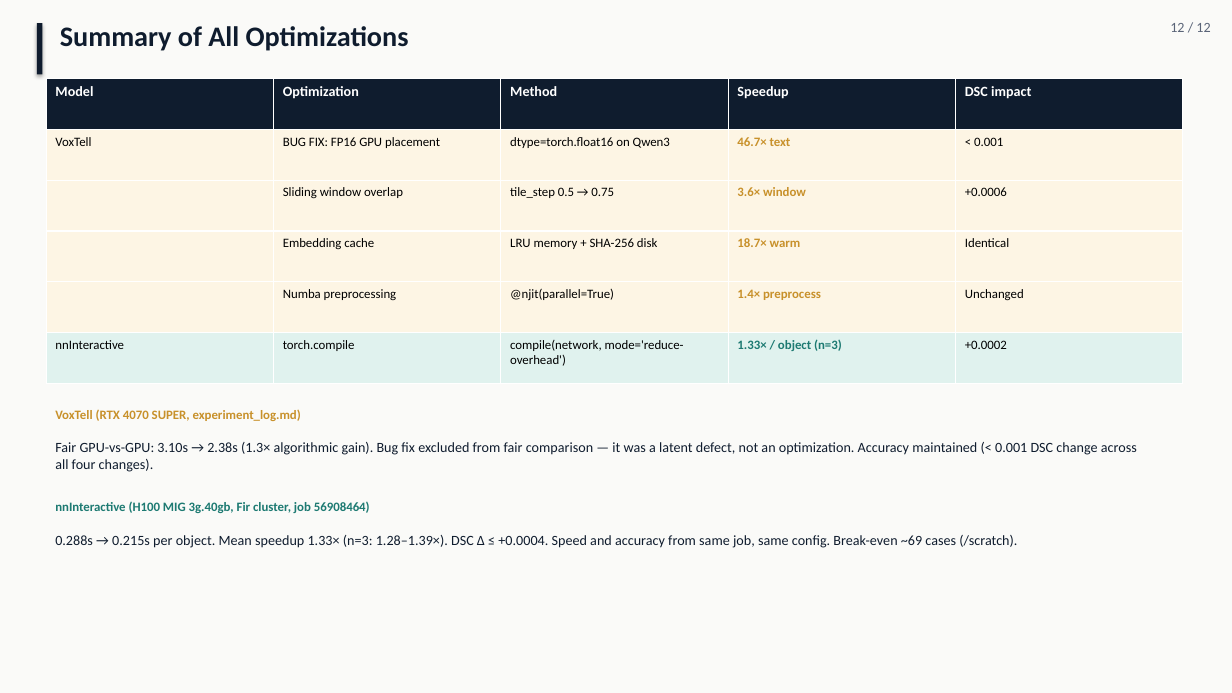
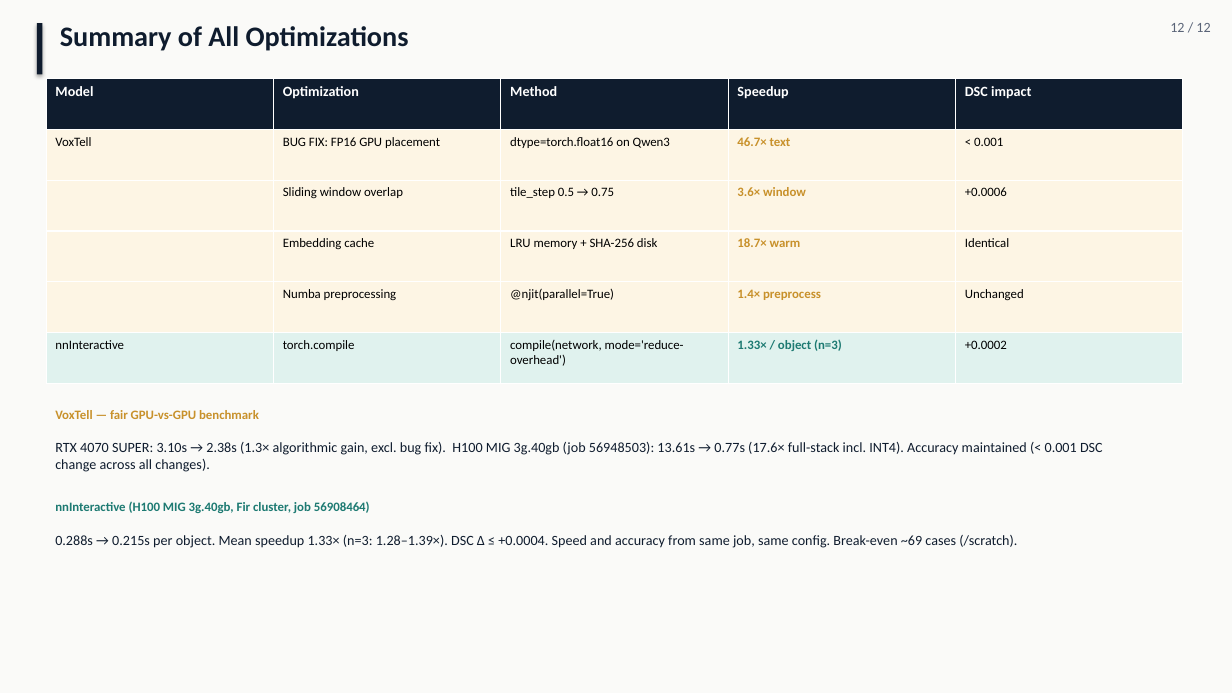
Before and after one commit to pentaexe/VoxTell-main, a slide deck: slide 12 of slides.pptx. Drawn at 1232x693 pixels with LibreOffice and Linux fonts; fonts in the diff are those of the drawing. Boxes give left, top, right and bottom in pixels: in the first picture for what was removed or moved away, otherwise in the second. Text is boxed around its words. In the diff, an @@ line names an element or a change of style, - is before the commit and + after.

Commit message:
Add VoxTell H100 result and INT4 optimization to slides
H100 MIG 3g.40gb fair benchmark (job 56948503):
v0_gpu 13.61s -> v3 0.77s = 17.6x full-stack gain.

INT4 (NF4) quantization added as 5th optimization row —
explicitly listed as opt #4 in predictor.py (bitsandbytes NF4,
~2GB vs ~8GB FP16 VRAM).

Slide 6 pending text updated to confirmed number.
Slide 12 VoxTell summary updated with both RTX and H100 results.

```diff
--- a/slides.pptx
+++ b/slides.pptx
@@ text at [55,410,259,419]: text changed @@
-VoxTell (RTX 4070 SUPER, experiment_log.md)
+VoxTell — fair GPU-vs-GPU benchmark
@@ text at [55,442,1103,472]: text changed @@
-Fair GPU-vs-GPU: 3.10s → 2.38s (1.3× algorithmic gain). Bug fix excluded from fair comparison — it was a latent defect, not an optimization. Accuracy maintained (< 0.001 DSC change across all four changes).
+RTX 4070 SUPER: 3.10s → 2.38s (1.3× algorithmic gain, excl. bug fix). H100 MIG 3g.40gb (job 56948503): 13.61s → 0.77s (17.6× full-stack incl. INT4). Accuracy maintained (< 0.001 DSC change across all changes).
```
Also in this commit, not shown: 2 other slides changed, 1 other file.
